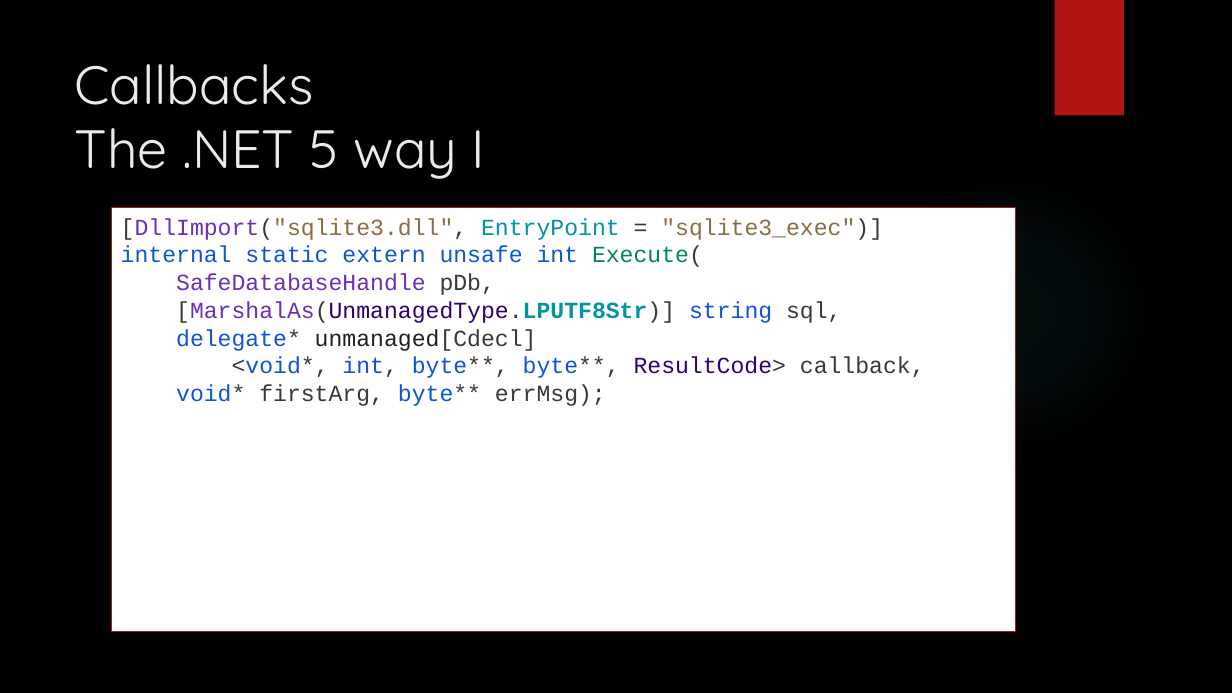
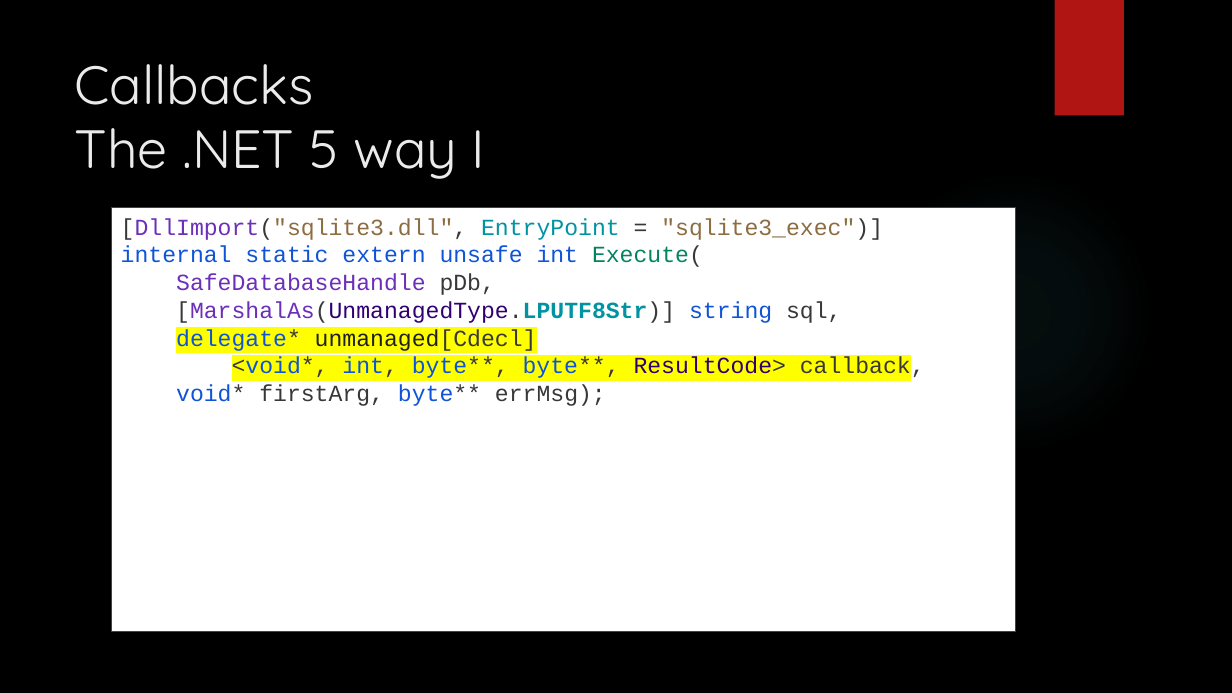
Before and after one commit to dennisdietrich/UnsafeCSharp, a slide deck: slide 49 of doc/Introduction to unsafe C#.pptx. Drawn at 1232x693 pixels with LibreOffice and Linux fonts; fonts in the diff are those of the drawing; background and template pictures are left out. Boxes give left, top, right and bottom in pixels: in the first picture for what was removed or moved away, otherwise in the second. Text is boxed around its words. In the diff, an @@ line names an element or a change of style, - is before the commit and + after.

Commit message:
Minor callback slide improvements

```diff
--- a/doc/Introduction to unsafe C#.pptx
+++ b/doc/Introduction to unsafe C#.pptx
@@ text in rectangle at [176,329,925,381]: highlight none to #FFFF00 in "delegate* unmanaged[Cdecl]", "<void*, int, byte**, byte**, ResultCode> callback," @@
```
Also in this commit, not shown: 1 other slide changed.
